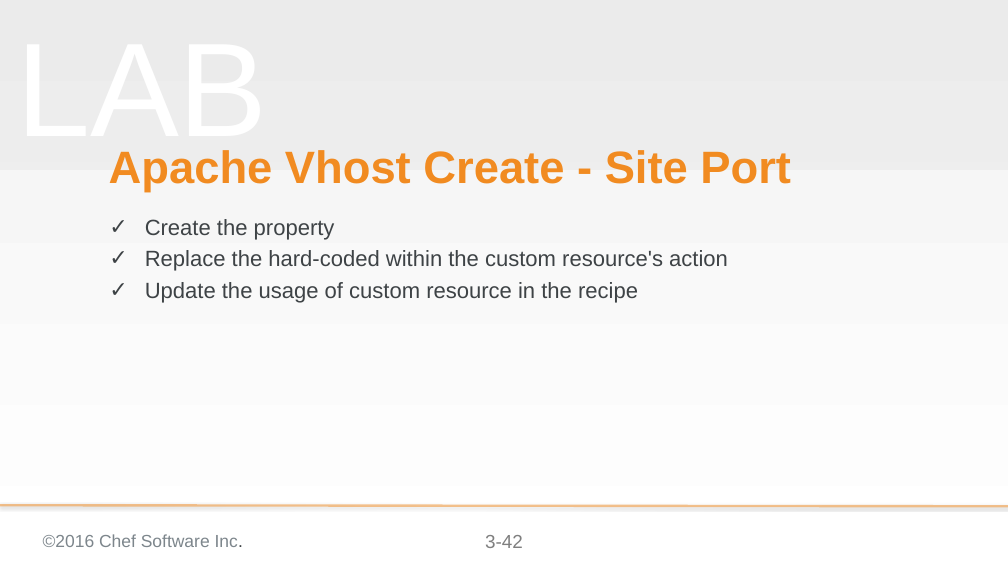
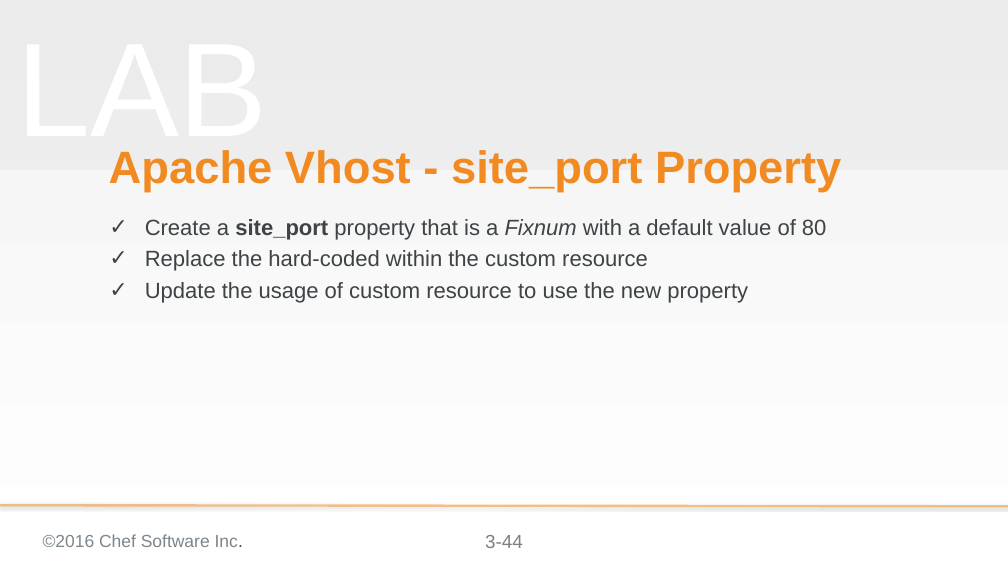
Before and after one commit to chef-training/extending_cookbooks, a slide deck: slide 44 of 03-creating_a_custom_resource-linux.pptx (slide 42 before the commit). Drawn at 1008x567 pixels with LibreOffice and Linux fonts; fonts in the diff are those of the drawing; background and template pictures are left out. Boxes give left, top, right and bottom in pixels: in the first picture for what was removed or moved away, otherwise in the second. Text is boxed around its words. In the diff, an @@ line names an element or a change of style, - is before the commit and + after.

Commit message:
Update creating a custom resource for linux is now code complete

```diff
--- a/03-creating_a_custom_resource-linux.pptx
+++ b/03-creating_a_custom_resource-linux.pptx
@@ title at [109,150,841,192]: text changed @@
-Apache Vhost Create - Site Port
+Apache Vhost - site_port Property
@@ subtitle at [145,219,827,303]: text changed @@
-✓ Create the property
-✓ Replace the hard-coded within the custom resource's action
-✓ Update the usage of custom resource in the recipe
+✓ Create a site_port property that is a Fixnum with a default value of 80
+✓ Replace the hard-coded within the custom resource
+✓ Update the usage of custom resource to use the new property
@@ page number at [485,535,523,548]: text changed @@
-3-42
+3-44
```
Also in this commit, not shown: 29 other slides changed, 12 slides added, 2 slides removed.
